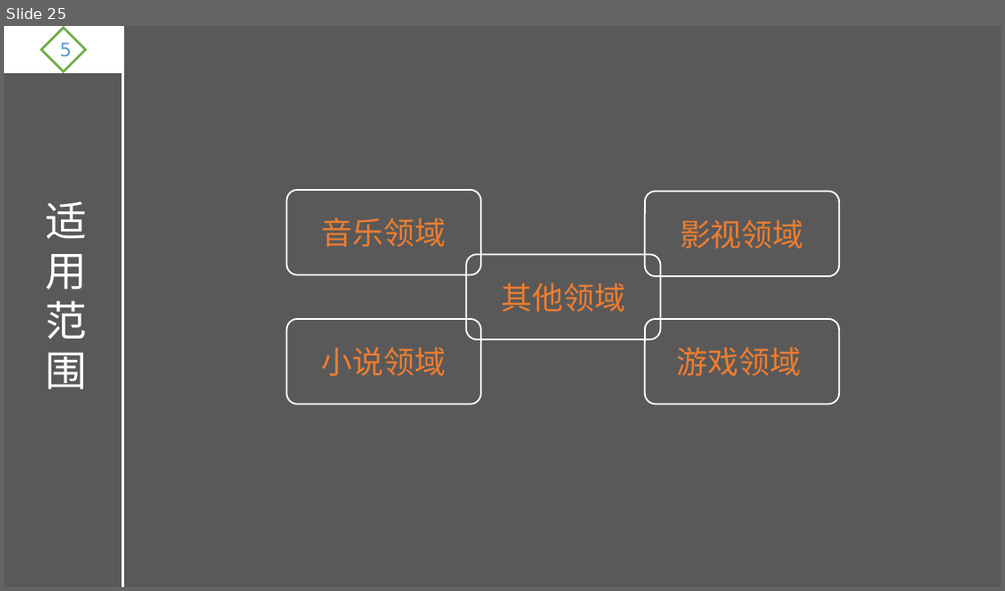
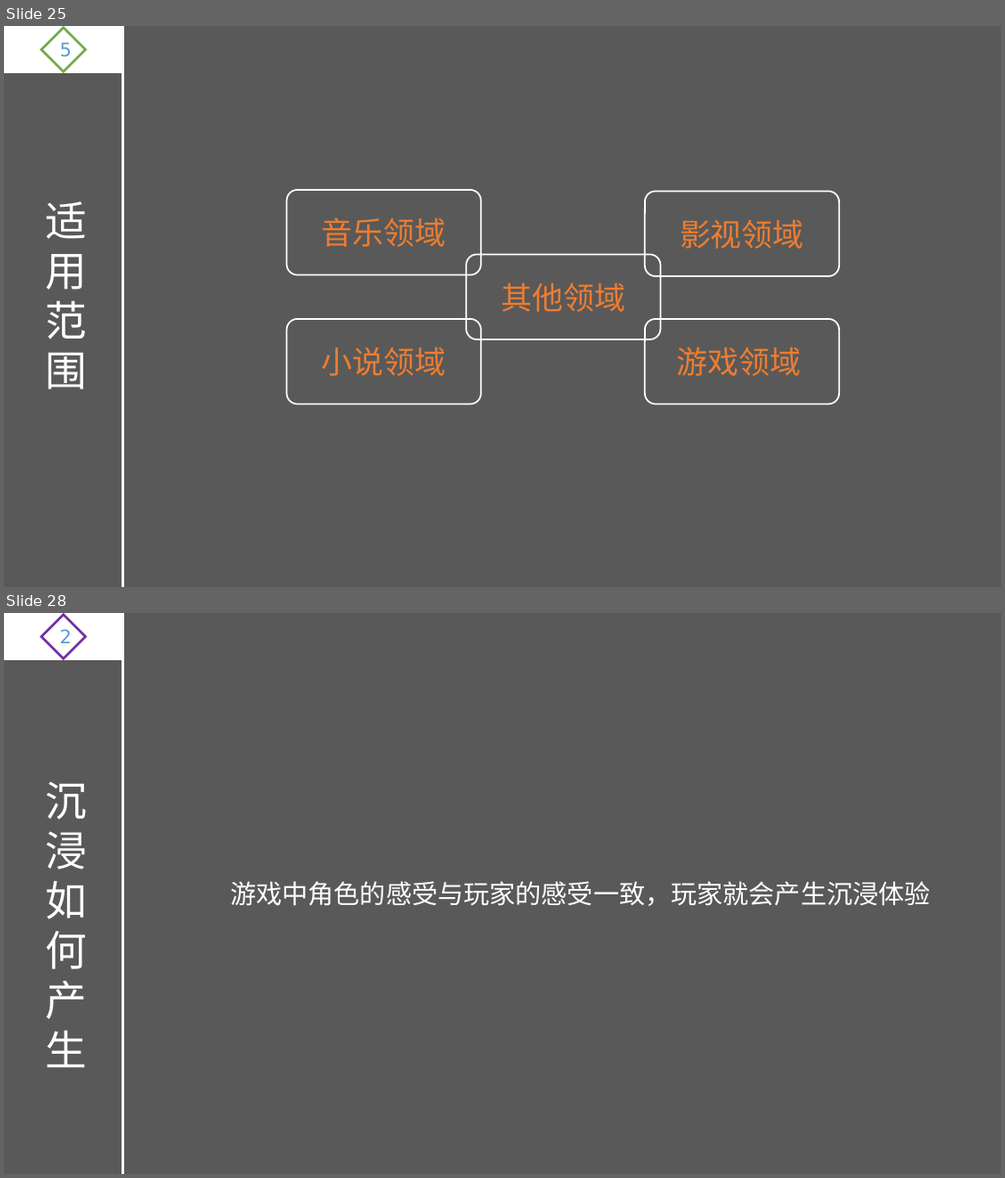
Before and after one commit to ThreePeopleGame/Death, a slide deck: Share/游戏设计理论.pptx. Shown one above the other, each under a label of ours: slide 25 before the commit, slides 25 and 28 after it; the slides between them are not shown. The pictures are 1005x591 and 1005x1178 pixels, drawn with LibreOffice and Linux fonts; fonts in the diff are those of the drawing. Boxes give left, top, right and bottom in pixels: in the first picture for what was removed or moved away, otherwise in the second. Text is boxed around its words. In the diff, an @@ line names an element or a change of style, - is before the commit and + after.

Commit message:
沉浸
分享

```diff
--- a/Share/游戏设计理论.pptx
+++ b/Share/游戏设计理论.pptx
@@ slide 28 added at bbox=[4, 613, 1001, 1174], background #595959 @@
@@ rectangle added at bbox=[4, 613, 123, 660], fill #FFFFFF, outline #FFFFFF 1.5 pt @@
@@ diamond added at bbox=[41, 615, 86, 658], outline #7030A0 2.25 pt, 18 pt, text #5B9BD5 @@
+2
@@ line added from (123, 613) to (123, 1174), #FFFFFF 2.25 pt @@
@@ text added at bbox=[45, 781, 87, 1067], 40 pt, text #FFFFFF @@
+沉浸如何产生
@@ text added at bbox=[230, 881, 930, 906], 25 pt, text #FFFFFF @@
+游戏中角色的感受与玩家的感受一致，玩家就会产生沉浸体验
```
Also in this commit, not shown: 5 other slides added, 1 other file.
